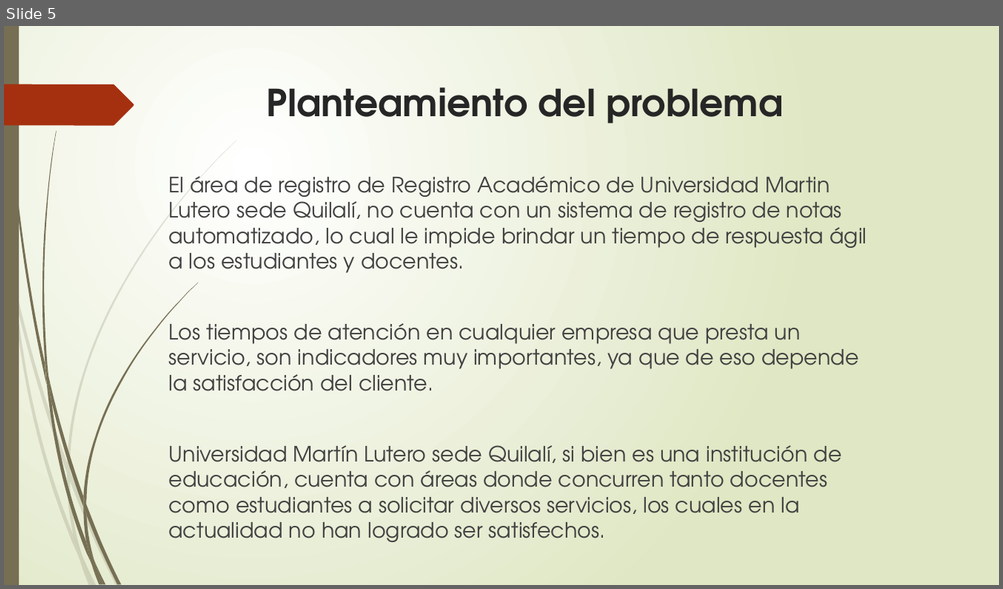
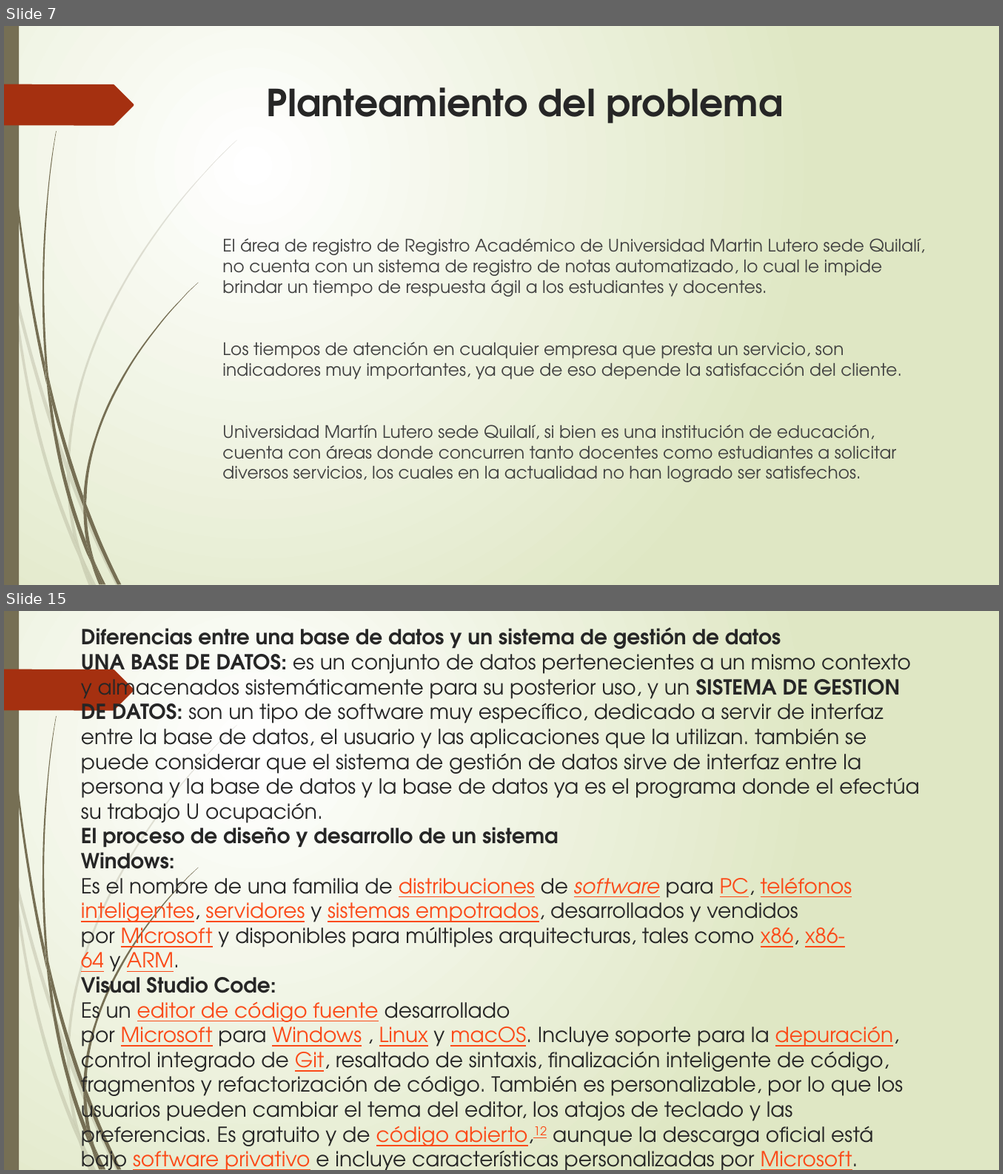
Before and after one commit to francha23/sistema-de-notas, a slide deck: Presentacion/El principio de la sabiduría es el temor.pptx. Shown one above the other, each under a label of ours: slide 5 before the commit, slides 7 and 15 after it; the slides between them are not shown. The pictures are 1003x589 and 1003x1174 pixels, drawn with LibreOffice and Linux fonts; fonts in the diff are those of the drawing. Boxes give left, top, right and bottom in pixels: in the first picture for what was removed or moved away, otherwise in the second. Text is boxed around its words. In the diff, an @@ line names an element or a change of style, - is before the commit and + after.

```diff
--- a/Presentacion/El principio de la sabiduría es el temor.pptx
+++ b/Presentacion/El principio de la sabiduría es el temor.pptx
@@ slide 15 added at (4, 611, 999, 1170), background gradient #FFFFFF to #DFE8C4; not listed: 24 template elements that a slide beside it also shows @@
@@ title added at (81, 627, 919, 1170), 20 pt, text #262626 @@
+Diferencias entre una base de datos y un sistema de gestión de datos
+UNA BASE DE DATOS: es un conjunto de datos pertenecientes a un mismo contexto y almacenados sistemáticamente para su posterior uso, y un SISTEMA DE GESTION DE DATOS: son un tipo de software muy específico, dedicado a servir de interfaz entre la base de datos, el usuario y las aplicaciones que la utilizan. también se puede considerar que el sistema de gestión de datos sirve de interfaz entre la persona y la base de datos y la base de datos ya es el programa donde el efectúa su trabajo U ocupación.
+El proceso de diseño y desarrollo de un sistema
+Windows:
+Es el nombre de una familia de distribuciones de software para PC, teléfonos inteligentes, servidores y sistemas empotrados, desarrollados y vendidos por Microsoft y disponibles para múltiples arquitecturas, tales como x86, x86-64 y ARM.
+Visual Studio Code:
+Es un editor de código fuente desarrollado por Microsoft para Windows , Linux y macOS. Incluye soporte para la depuración, control integrado de Git, resaltado de sintaxis, finalización inteligente de código, fragmentos y refactorización de código. También es personalizable, por lo que los usuarios pueden cambiar el tema del editor, los atajos de teclado y las preferencias. Es gratuito y de código abierto,12 aunque la descarga oficial está bajo software privativo e incluye características personalizadas por Microsoft.
@@ what was slide 5 is now slide 7 @@
@@ slide 7 changed as well @@
@@ text "El área de registro de ...": place and size @@
-text "El área de registro de ..." at (168, 176, 866, 543)
+text "El área de registro de ..." at (222, 238, 925, 483)
@@ text "El área de registro de ..." at (222, 238, 925, 483): size 20.4 to 16.6 pt @@
```
Also in this commit, not shown: 8 other slides changed, 41 other slides added, 4 slides removed, 21 other files.
